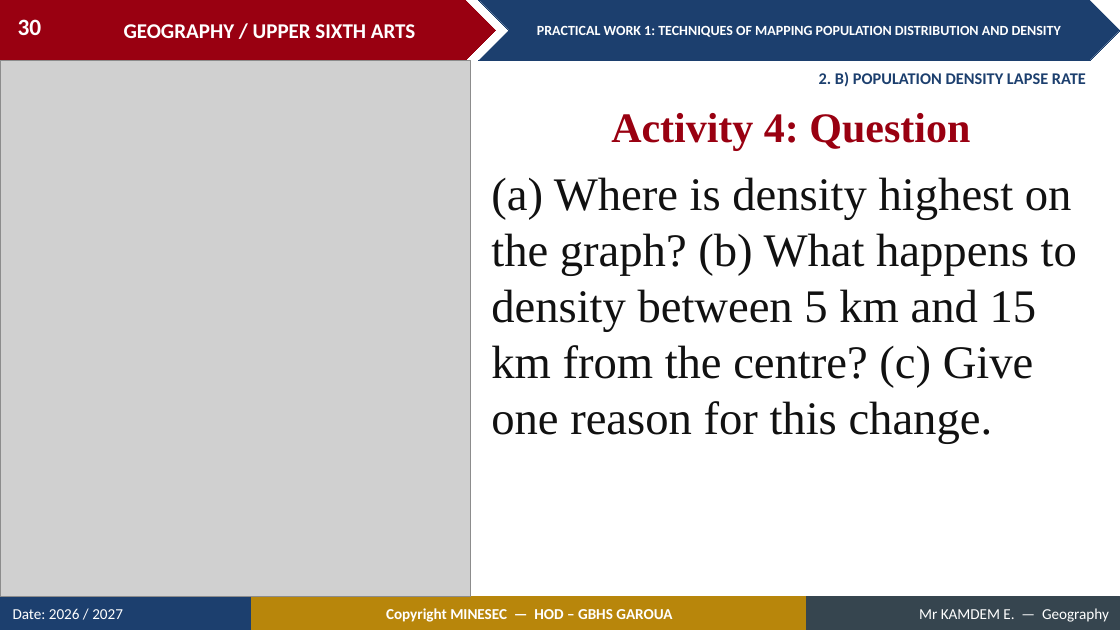
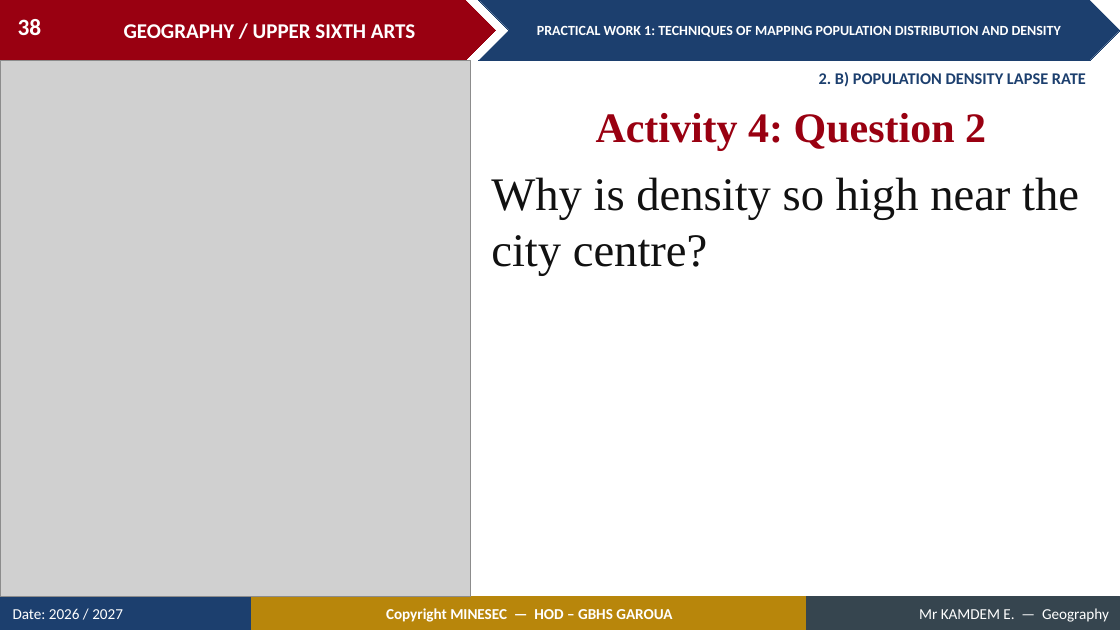
Before and after one commit to Berthautk/linea-github, a slide deck: slide 38 of lecons/USA/Population Geography/03_USA_POP_PW01_Techniques_of_Mapping_Population_Distribution_and_Density.pptx (slide 30 before the commit). Drawn at 1120x630 pixels with LibreOffice and Linux fonts; fonts in the diff are those of the drawing; grey boxes stand for pictures. Boxes give left, top, right and bottom in pixels: in the first picture for what was removed or moved away, otherwise in the second. Text is boxed around its words. In the diff, an @@ line names an element or a change of style, - is before the commit and + after.

```diff
--- a/lecons/USA/Population Geography/03_USA_POP_PW01_Techniques_of_Mapping_Population_Distribution_and_Density.pptx
+++ b/lecons/USA/Population Geography/03_USA_POP_PW01_Techniques_of_Mapping_Population_Distribution_and_Density.pptx
@@ page number at (18,19,42,35): text changed @@
-30
+38
@@ text at (596,113,986,150): text changed @@
-Activity 4: Question
+Activity 4: Question 2
@@ text at (491,177,1079,276): text changed @@
-(a) Where is density highest on the graph? (b) What happens to density between 5 km and 15 km from the centre? (c) Give one reason for this change.
+Why is density so high near the city centre?
```
Also in this commit, not shown: 9 other slides changed, 8 slides added, 3 other files.
